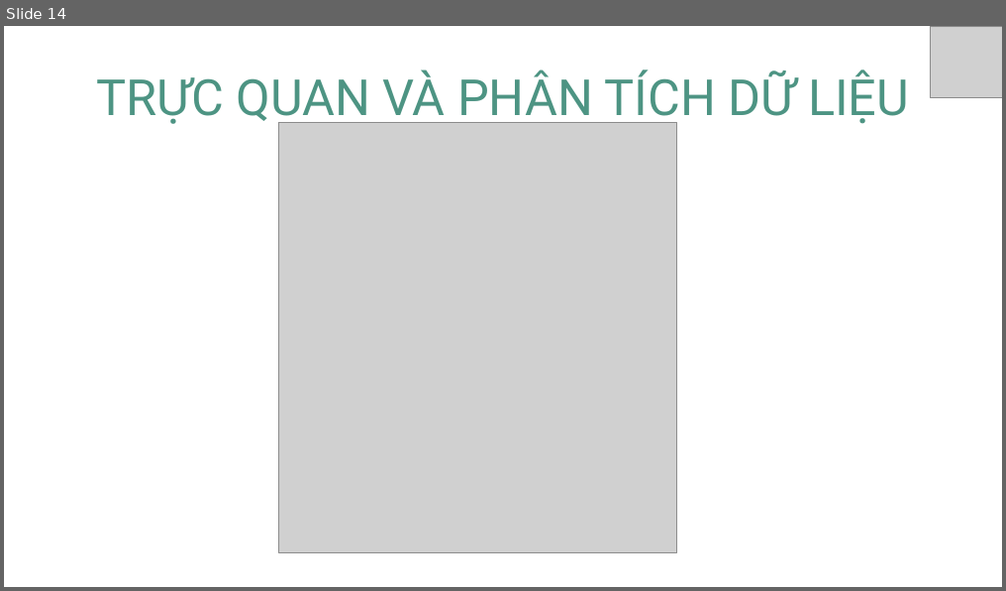
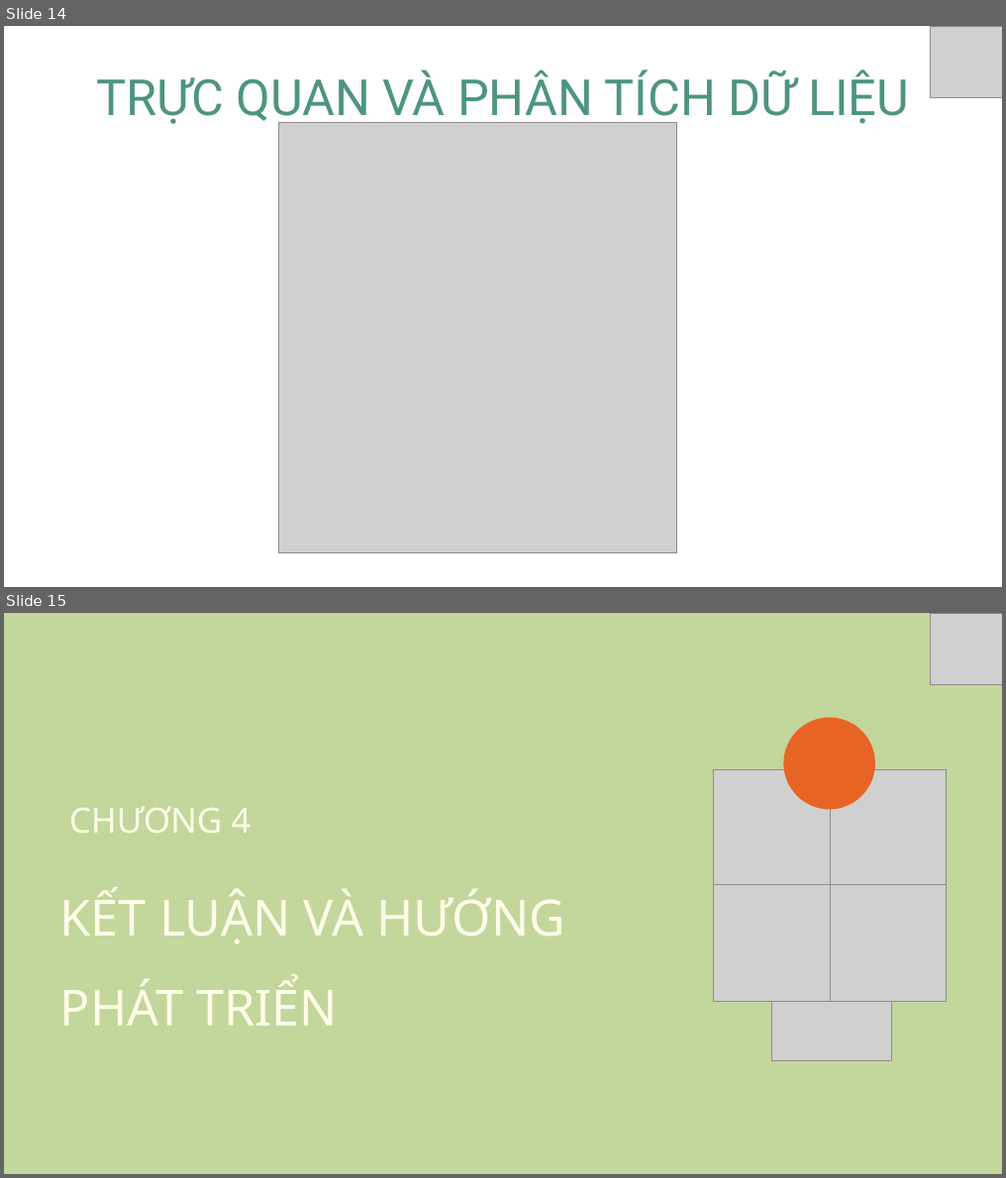
Before and after one commit to nhamct/ThucTapNN45K, a slide deck: 18. Nguyễn Thị Thanh Thư/CTTNham_NTTThu.pptx. Shown one above the other, each under a label of ours: slide 14 before the commit, slides 14 and 15 after it. The pictures are 1006x591 and 1006x1178 pixels, drawn with LibreOffice and Linux fonts; fonts in the diff are those of the drawing; grey boxes stand for pictures. Boxes give left, top, right and bottom in pixels: in the first picture for what was removed or moved away, otherwise in the second. Text is boxed around its words. In the diff, an @@ line names an element or a change of style, - is before the commit and + after.

```diff
--- a/18. Nguyễn Thị Thanh Thư/CTTNham_NTTThu.pptx
+++ b/18. Nguyễn Thị Thanh Thư/CTTNham_NTTThu.pptx
@@ slide 15 added at (4,613,1002,1174), background #C3D69B @@
@@ picture added at (930,613,1002,685) @@
@@ freeform shape added at (783,717,875,809), fill #E86424 @@
@@ picture added at (714,769,830,885) @@
@@ picture added at (830,769,945,885) @@
@@ text added at (69,806,251,833), 50 pt, text #FFFDE7 @@
+CHƯƠNG 4
@@ text added at (60,889,565,1026), 72 pt, text #FFFDE7 @@
+KẾT LUẬN VÀ HƯỚNG PHÁT TRIỂN
@@ picture added at (714,885,830,1001) @@
@@ picture added at (830,885,945,1001) @@
@@ picture added at (772,1001,891,1061) @@
```
Also in this commit, not shown: 4 slides changed, 1 other slide added, 14 other files.
